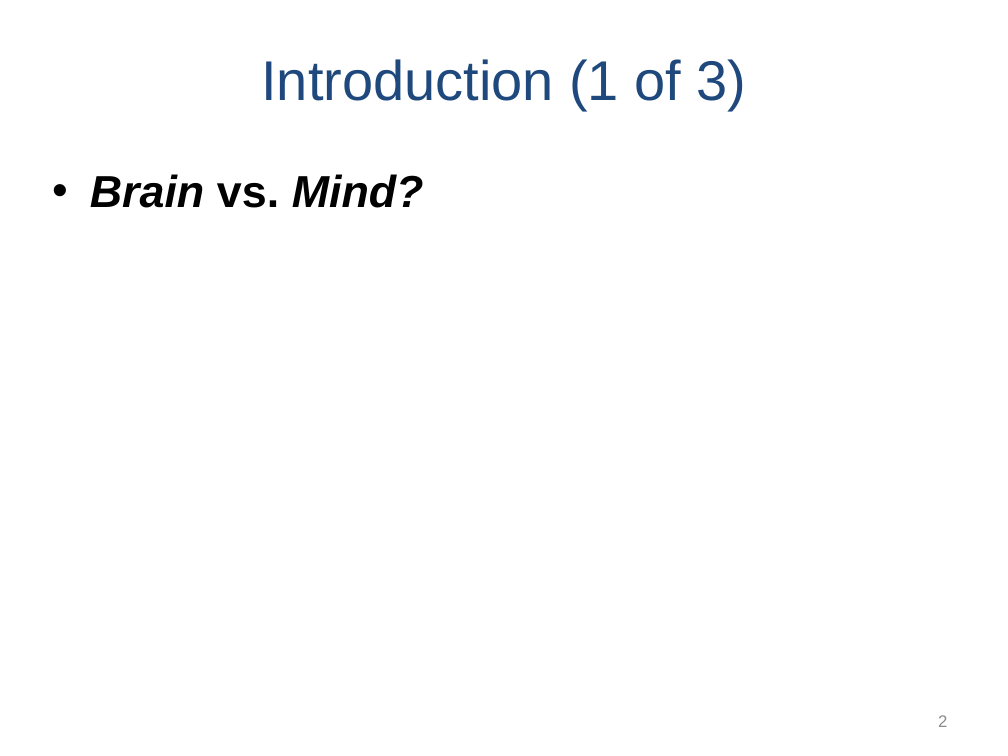
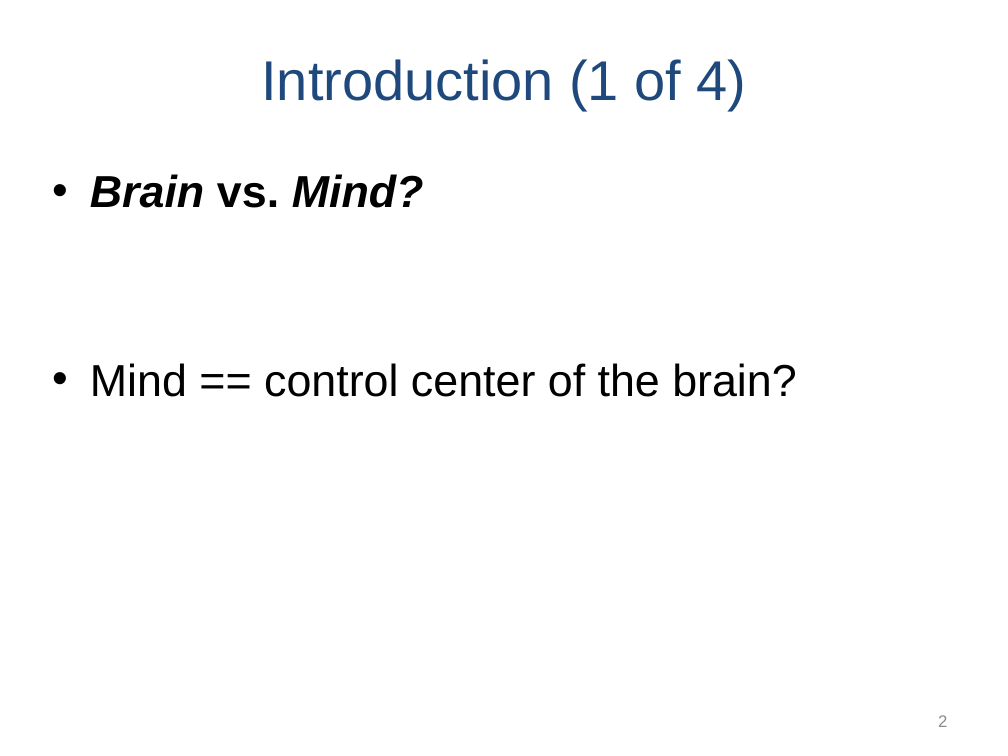
Before and after one commit to npm27/Teaching-Materials, a slide deck: slide 2 of Memory/Slides/Chapter 2.PPTX. Drawn at 1008x756 pixels with LibreOffice and Linux fonts; fonts in the diff are those of the drawing. Boxes give left, top, right and bottom in pixels: in the first picture for what was removed or moved away, otherwise in the second. Text is boxed around its words. In the diff, an @@ line names an element or a change of style, - is before the commit and + after.

```diff
--- a/Memory/Slides/Chapter 2.PPTX
+++ b/Memory/Slides/Chapter 2.PPTX
@@ title at box(261, 59, 747, 110): text changed @@
-Introduction (1 of 3)
+Introduction (1 of 4)
@@ text at box(90, 363, 797, 397): paragraph added @@
+• Mind == control center of the brain?
```
Also in this commit, not shown: 16 other slides changed, 9 slides added.
